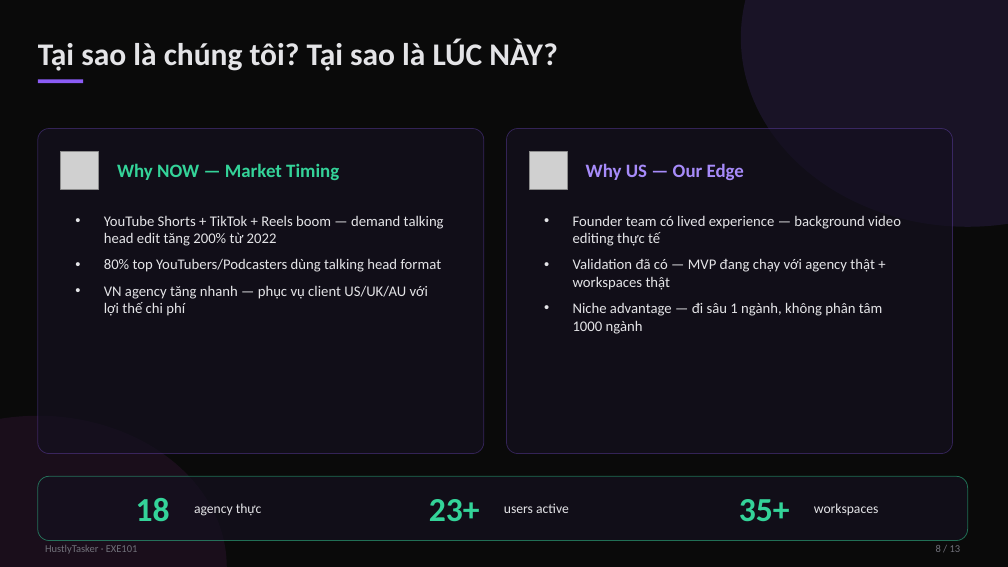
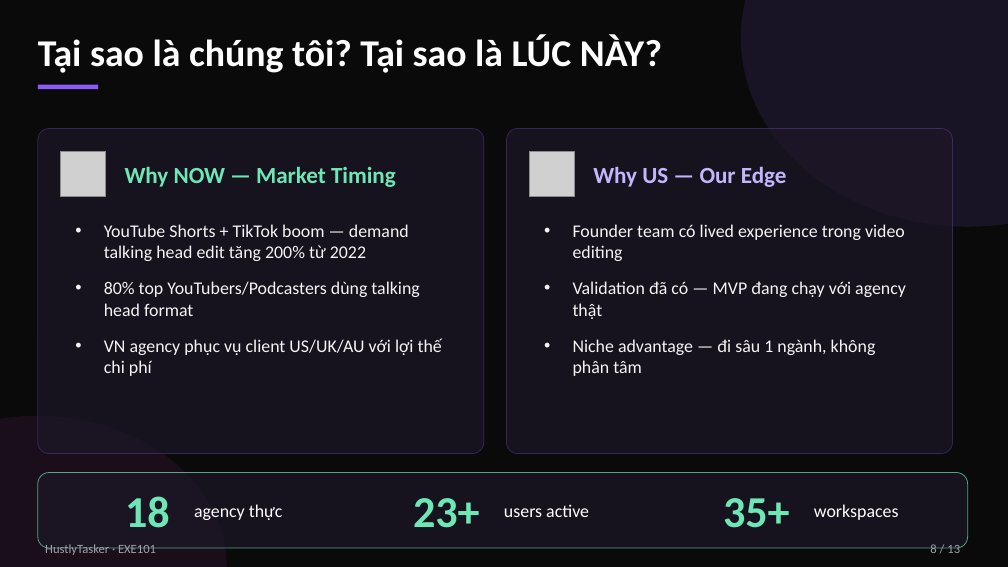
Before and after one commit to phucmetlamroi/agency_manager, a slide deck: slide 8 of presentation/HustlyTasker_Pitch_15min_Draft.pptx. Drawn at 1008x567 pixels with LibreOffice and Linux fonts; fonts in the diff are those of the drawing; grey boxes stand for pictures. Boxes give left, top, right and bottom in pixels: in the first picture for what was removed or moved away, otherwise in the second. Text is boxed around its words. In the diff, an @@ line names an element or a change of style, - is before the commit and + after.

Commit message:
fix(presentation): bigger fonts + brighter text + simpler content for readability
User feedback: "cho dễ đọc nhé" — text khó đọc khi projection. Pass
through all 13 slides bumping every font size + brightening colors +
shortening dense text.

Font size increases:
- Slide title: 30 → 36pt
- Body text: 13 → 16-17pt (most slides)
- Stat numbers: 32 → 38-42pt where appropriate
- Hero numbers (slide 2 stats): 72 → 88pt
- Slide 11 MRR numbers: 56 → 68pt
- Slide 1 main title: 84 → 96pt
- Slide 13 vision title: 54 → 60pt
- Cover tagline: 22 → 26pt
- Bullet text: 10-11 → 13-14pt
- Footer/captions: 9-12 → 11-13pt
- Table cells: 11 → 13pt, headers 12 → 15pt

Color brightening (better contrast on dark bg):
- textPrimary: zinc-200 (E4E4E7) → zinc-100 (F4F4F5)
- textSecondary: zinc-400 (A1A1AA) → zinc-300 (D4D4D8)
- textMuted: zinc-500 (71717A) → zinc-400 (A1A1AA)
- emerald: 34D399 → 6EE7B7 (300 weight, brighter)
- amber: F59E0B → FBBF24 (400, brighter)
- red: EF4444 → F87171 (400, brighter)
- violetLight: A78BFA → C4B5FD (300, brighter)
- Glass card fill: 14101F → 1C1727 (more contrast vs bg)

Content simplification:
- Slide 3 (pain points): shortened body sentences ~30% per card
- Slide 5 (differentiators): trimmed verbose bodies
- Slide 7 (personas): 3 bullets → 2 bullets per persona, shorter quotes
- Slide 9 (5 streams): tightened body text
- Slide 11 (growth): simpler year card metrics
- Slide 12 (competitor): tightened bottom takeaway

Visual cleanups:
- Stat boxes (slide 3): taller (0.85 → 1.0) for breathing room
- Bottom number bar (slide 8): taller (0.85 → 1.0)
- Most Popular pill (slide 10): wider (2 → 2.4)
- Glass card borders: less transparent (more visible)

Same 13 slides, same structure, same content message — just bigger
type + cleaner contrast + less dense text per card.

```diff
--- a/presentation/HustlyTasker_Pitch_15min_Draft.pptx
+++ b/presentation/HustlyTasker_Pitch_15min_Draft.pptx
@@ text "Tại sao là chúng tôi? ..." at (38, 34, 662, 73): size 30 to 36 pt, text colour #E4E4E7 to #FFFFFF @@
@@ rectangle: place and size @@
-rectangle at (38, 79, 83, 83)
+rectangle at (38, 85, 98, 89)
@@ rounded rectangle at (38, 129, 484, 454): fill #14101F at 70% opacity to #1C1727 at 70% opacity @@
@@ rounded rectangle at (507, 129, 953, 454): fill #14101F at 70% opacity to #1C1727 at 70% opacity @@
@@ picture: place and size @@
-picture at (60, 151, 98, 189)
+picture at (60, 151, 106, 197)
@@ text "Why NOW — Market Timing": place and size @@
-text "Why NOW — Market Timing" at (117, 163, 339, 180)
+text "Why NOW — Market Timing" at (125, 166, 396, 187)
@@ text "Why NOW — Market Timing" at (125, 166, 396, 187): size 18 to 22 pt, text colour #34D399 to #6EE7B7 @@
@@ picture: place and size @@
-picture at (529, 151, 567, 189)
+picture at (529, 151, 575, 197)
@@ text "Why US — Our Edge": place and size @@
-text "Why US — Our Edge" at (586, 163, 744, 180)
+text "Why US — Our Edge" at (593, 166, 787, 187)
@@ text "Why US — Our Edge" at (593, 166, 787, 187): size 18 to 22 pt, text colour #A78BFA to #C4B5FD @@
@@ text "YouTube Shorts + TikTok boom ...": place and size @@
-text "YouTube Shorts + TikTok boom ..." at (104, 215, 444, 316)
+text "YouTube Shorts + TikTok boom ..." at (104, 224, 442, 376)
@@ text at (104, 224, 409, 261): text changed; size 14 to 17 pt; text colour #E4E4E7 to #F4F4F5 @@
-• YouTube Shorts + TikTok + Reels boom — demand talking head edit tăng 200% từ 2022
+• YouTube Shorts + TikTok boom — demand talking head edit tăng 200% từ 2022
@@ text at (573, 224, 906, 376): text changed; size 14 to 17 pt; text colour #E4E4E7 to #F4F4F5 @@
-• Founder team có lived experience — background video editing thực tế
-• Validation đã có — MVP đang chạy với agency thật + workspaces thật
-• Niche advantage — đi sâu 1 ngành, không phân tâm 1000 ngành
+• Founder team có lived experience trong video editing
+• Validation đã có — MVP đang chạy với agency thật
+• Niche advantage — đi sâu 1 ngành, không phân tâm
@@ text at (104, 281, 419, 316): size 14 to 17 pt, text colour #E4E4E7 to #F4F4F5 in "80% top YouTubers/Podcasters dùng talking head format"; more space between paragraphs @@
@@ text at (104, 338, 442, 376): text changed; size 14 to 17 pt; text colour #E4E4E7 to #F4F4F5 @@
-• VN agency tăng nhanh — phục vụ client US/UK/AU với lợi thế chi phí
+• VN agency phục vụ client US/UK/AU với lợi thế chi phí
@@ rounded rectangle: place and size @@
-rounded rectangle at (38, 476, 968, 541)
+rounded rectangle at (38, 473, 968, 548)
@@ rounded rectangle at (38, 473, 968, 548): fill #14101F at 70% opacity to #1C1727 at 70% opacity; outline #34D399 0.75 pt to #6EE7B7 0.75 pt; proportions changed @@
@@ size 32 to 42 pt, text colour #34D399 to #6EE7B7 in 3 elements at (125, 496, 170, 528), (413, 498, 480, 528), (723, 498, 790, 528) @@
@@ size 13 to 17 pt, text colour #E4E4E7 to #FFFFFF in 3 elements at (194, 504, 283, 520), (504, 504, 589, 517), (814, 504, 899, 520) @@
@@ text "HustlyTasker · EXE101" at (45, 544, 156, 555): size 10 to 12 pt, text colour #71717A to #A1A1AA @@
@@ text "8 / 13" at (930, 544, 960, 553): size 10 to 12 pt, text colour #71717A to #A1A1AA @@
```
Also in this commit, not shown: 12 other slides changed, 1 other file.
